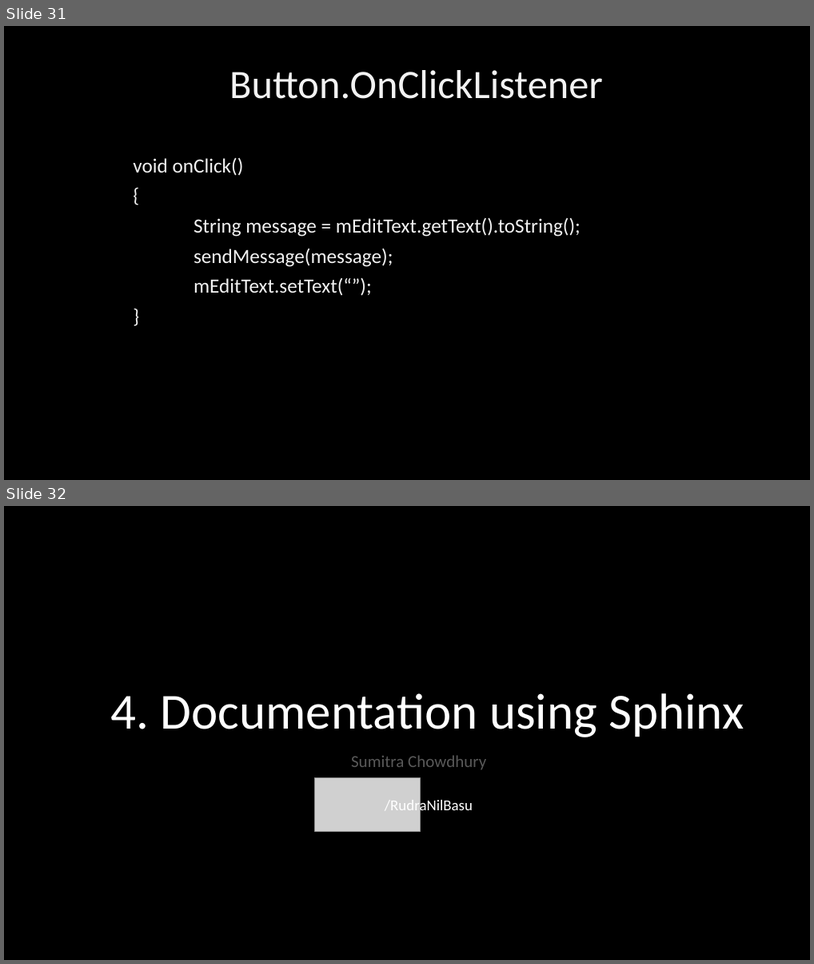
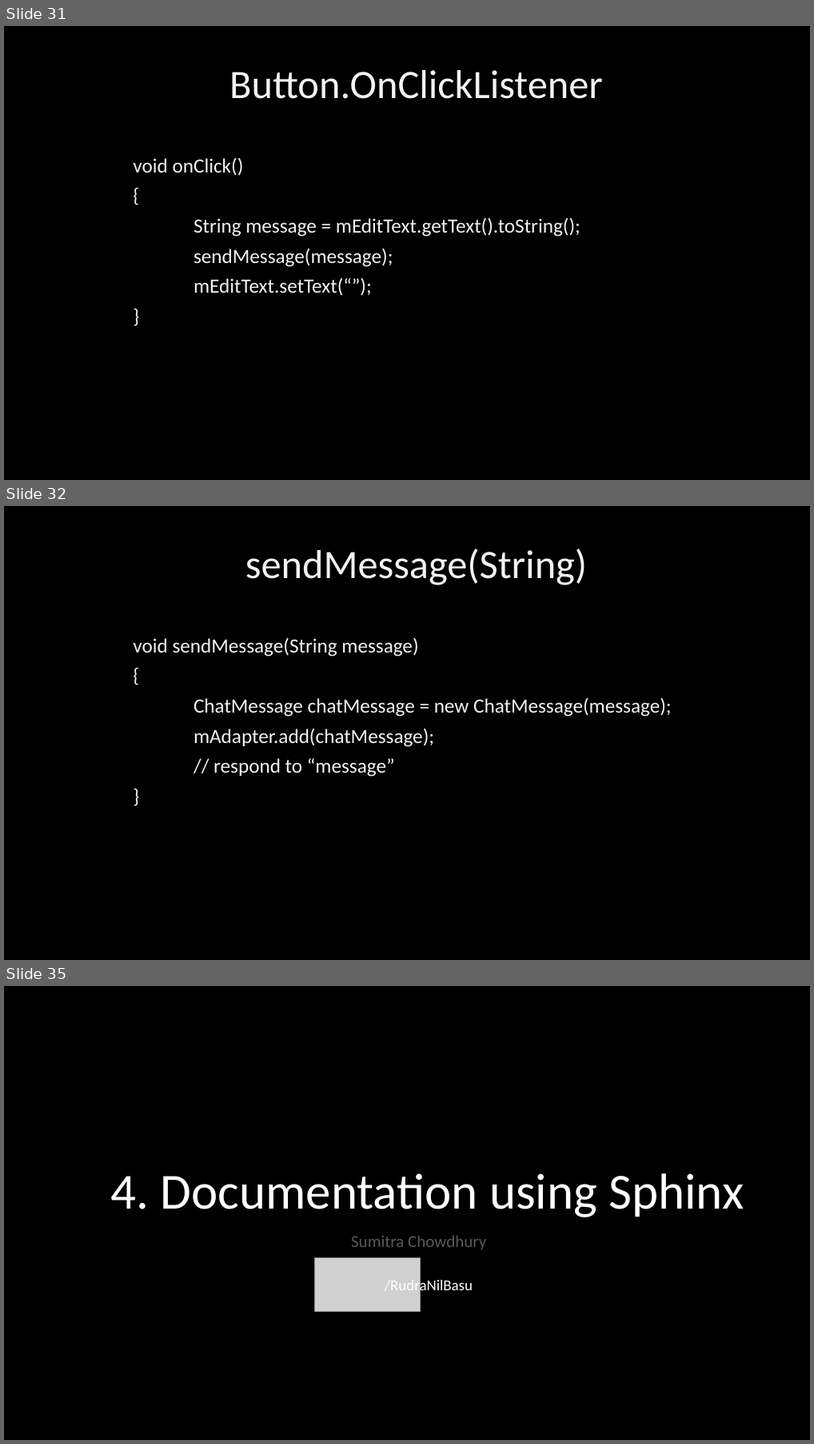
Before and after one commit to PhoenixRRDS/Presentation, a slide deck: The design and development of AIRYL.pptx. Shown one above the other, each under a label of ours: slides 31 and 32 before the commit, slides 31, 32 and 35 after it; the slides between them are not shown. The pictures are 814x964 and 814x1444 pixels, drawn with LibreOffice and Linux fonts; fonts in the diff are those of the drawing; grey boxes stand for pictures. Boxes give left, top, right and bottom in pixels: in the first picture for what was removed or moved away, otherwise in the second. Text is boxed around its words. In the diff, an @@ line names an element or a change of style, - is before the commit and + after.

```diff
--- a/The design and development of AIRYL.pptx
+++ b/The design and development of AIRYL.pptx
@@ slide 32 added at (4, 506, 810, 960), background #000000 @@
@@ text added at (246, 548, 587, 585), 48 pt, text #F2F2F2 @@
+sendMessage(String)
@@ text added at (133, 637, 672, 776), 24 pt, text #F2F2F2 @@
+void sendMessage(String message)
+{
+ChatMessage chatMessage = new ChatMessage(message);
+mAdapter.add(chatMessage);
+// respond to “message”
+}
@@ what was slide 32 is now slide 35 @@
```
Also in this commit, not shown: 1 slide changed, 6 other slides added.
